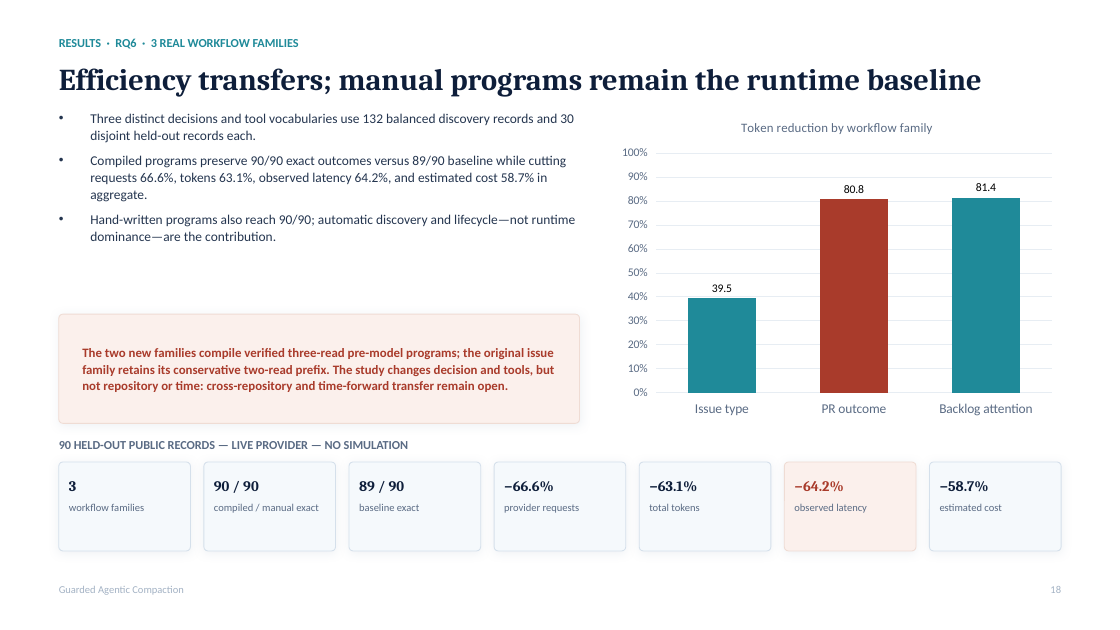
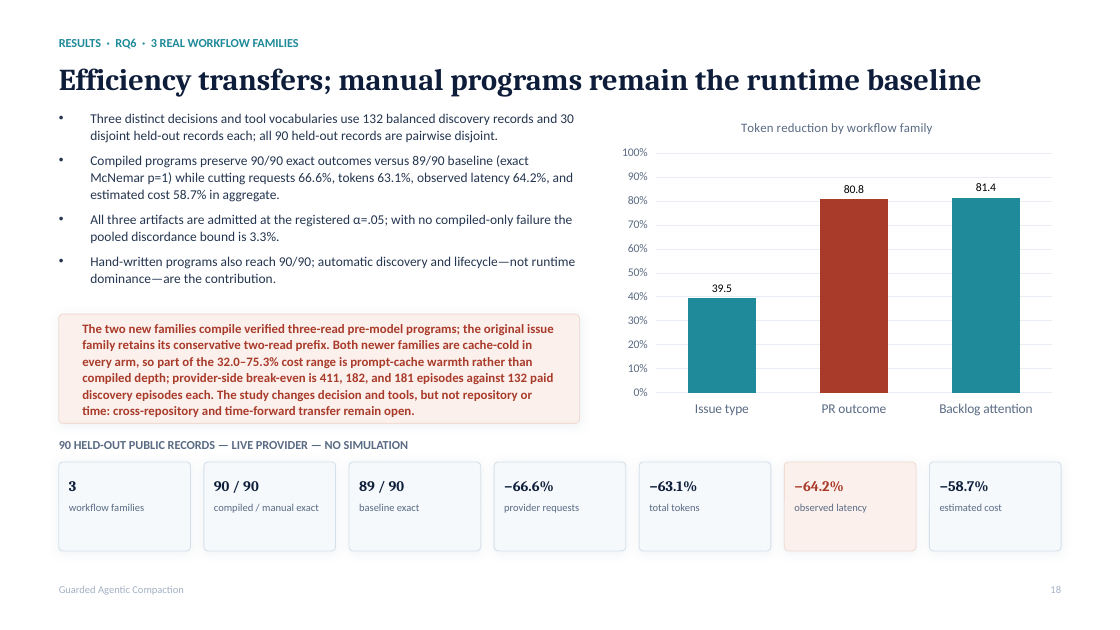
Before and after one commit to rrahimi-uci/guarded-agentic-compaction, a slide deck: slide 18 of paper/slides/compiling-recurrent-agent-workflows-into-guarded-programs.pptx. Drawn at 1120x630 pixels with LibreOffice and Linux fonts; fonts in the diff are those of the drawing. Boxes give left, top, right and bottom in pixels: in the first picture for what was removed or moved away, otherwise in the second. Text is boxed around its words. In the diff, an @@ line names an element or a change of style, - is before the commit and + after.

Commit message:
docs: refresh paper artifacts and review state

```diff
--- a/paper/slides/compiling-recurrent-agent-workflows-into-guarded-programs.pptx
+++ b/paper/slides/compiling-recurrent-agent-workflows-into-guarded-programs.pptx
@@ text at box(90, 113, 574, 243): text changed @@
-• Three distinct decisions and tool vocabularies use 132 balanced discovery records and 30 disjoint held-out records each.
-• Compiled programs preserve 90/90 exact outcomes versus 89/90 baseline while cutting requests 66.6%, tokens 63.1%, observed latency 64.2%, and estimated cost 58.7% in aggregate.
+• Three distinct decisions and tool vocabularies use 132 balanced discovery records and 30 disjoint held-out records each; all 90 held-out records are pairwise disjoint.
+• Compiled programs preserve 90/90 exact outcomes versus 89/90 baseline (exact McNemar p=1) while cutting requests 66.6%, tokens 63.1%, observed latency 64.2%, and estimated cost 58.7% in aggregate.
+• All three artifacts are admitted at the registered α=.05; with no compiled-only failure the pooled discordance bound is 3.3%.
@@ text at box(82, 324, 554, 417): text changed @@
-The two new families compile verified three-read pre-model programs; the original issue family retains its conservative two-read prefix. The study changes decision and tools, but not repository or time: cross-repository and time-forward transfer remain open.
+The two new families compile verified three-read pre-model programs; the original issue family retains its conservative two-read prefix. Both newer families are cache-cold in every arm, so part of the 32.0–75.3% cost range is prompt-cache warmth rather than compiled depth; provider-side break-even is 411, 182, and 181 episodes against 132 paid discovery episodes each. The study changes decision and tools, but not repository or time: cross-repository and time-forward transfer remain open.
```
Also in this commit, not shown: 3 other slides changed, 13 other files.
